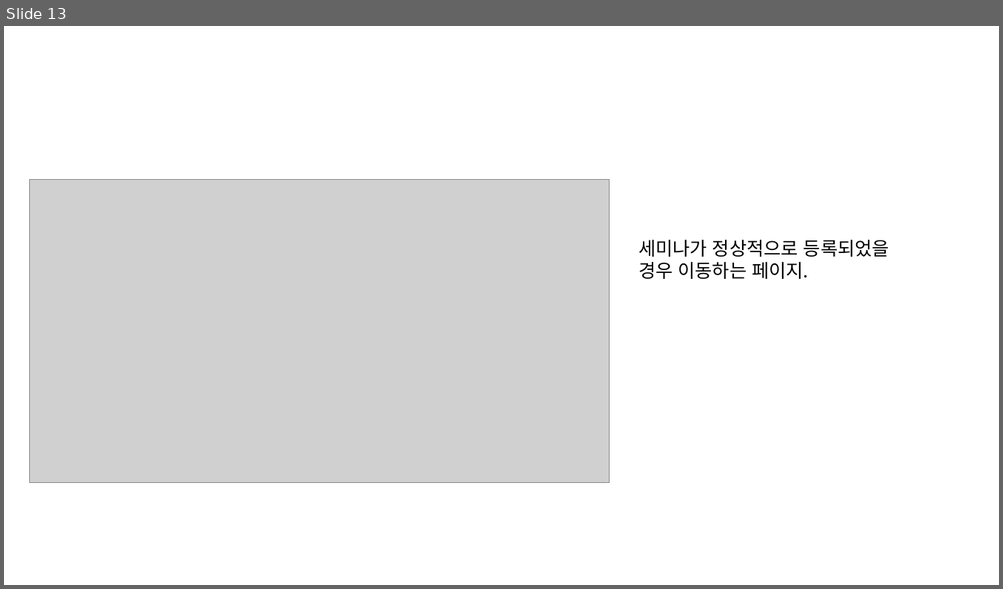
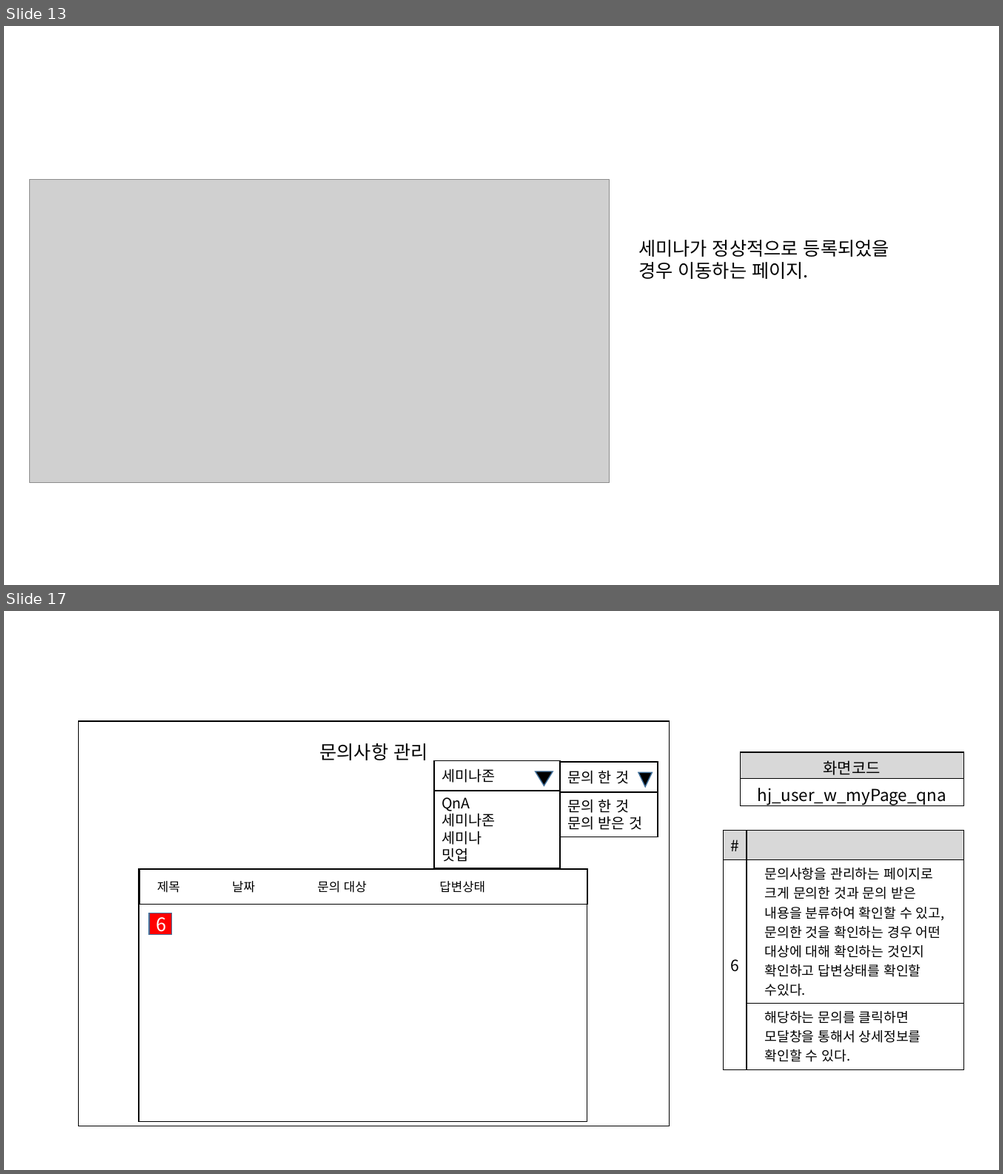
Before and after one commit to ezenteam2/e-Zone, a slide deck: 0 발표용 파워포인트/0424 4차발표/0424 project05 - 파워포인트 - 형준.pptx. Shown one above the other, each under a label of ours: slide 13 before the commit, slides 13 and 17 after it; the slides between them are not shown. The pictures are 1003x589 and 1003x1174 pixels, drawn with LibreOffice and Linux fonts; fonts in the diff are those of the drawing; grey boxes stand for pictures. Boxes give left, top, right and bottom in pixels: in the first picture for what was removed or moved away, otherwise in the second. Text is boxed around its words. In the diff, an @@ line names an element or a change of style, - is before the commit and + after.

```diff
--- a/0 발표용 파워포인트/0424 4차발표/0424 project05 - 파워포인트 - 형준.pptx
+++ b/0 발표용 파워포인트/0424 4차발표/0424 project05 - 파워포인트 - 형준.pptx
@@ slide 17 added at bbox=[4, 611, 999, 1170], background #FFFFFF @@
@@ rectangle added at bbox=[79, 721, 669, 1127], outline #000000 1 pt @@
@@ text added at bbox=[319, 743, 427, 760], 18 pt, text #000000 @@
+문의사항 관리
@@ rectangle added at bbox=[435, 761, 560, 791], outline #000000 1 pt, 14 pt, text #000000 @@
+세미나존
@@ rectangle added at bbox=[560, 762, 657, 792], outline #000000 1 pt, 14 pt, text #000000 @@
+문의 한 것
@@ table added at bbox=[740, 752, 964, 808], 2 rows, 1 columns @@
+화면코드
+hj_user_w_myPage_qna
@@ triangle added at bbox=[535, 772, 553, 786], fill #000000, outline #43739E 1 pt @@
@@ triangle added at bbox=[638, 773, 652, 787], fill #000000, outline #43739E 1 pt @@
@@ rectangle added at bbox=[435, 790, 560, 868], outline #000000 1 pt, 14 pt, text #000000 @@
+QnA
+세미나존
+세미나
+밋업
@@ rectangle added at bbox=[560, 792, 657, 837], outline #000000 1 pt, 14 pt, text #000000 @@
+문의 한 것
+문의 받은 것
@@ table added at bbox=[723, 830, 964, 1065], 3 rows, 2 columns @@
+# | 
+6 | 문의사항을 관리하는 페이지로 크게 문의한 것과 문의 받은 내용을 분류하여 확인할 수 있고, 문의한 것을 확인하는 경우 어떤 대상에 대해 확인하는 것인지 확인하고 답변상태를 확인할 수있다.
+ | 해당하는 문의를 클릭하면 모달창을 통해서 상세정보를 확인할 수 있다.
@@ rectangle added at bbox=[138, 869, 586, 1122], outline #000000 1 pt @@
@@ rectangle added at bbox=[139, 869, 587, 904], outline #000000 1 pt, 12 pt, text #000000 @@
+제목 날짜 문의 대상 답변상태
@@ rectangle added at bbox=[149, 913, 171, 935], fill #FF0000, outline #43739E 1 pt, 18 pt, text #FFFFFF @@
+6
```
Also in this commit, not shown: 1 slide changed, 8 other slides added, 1 other file.
